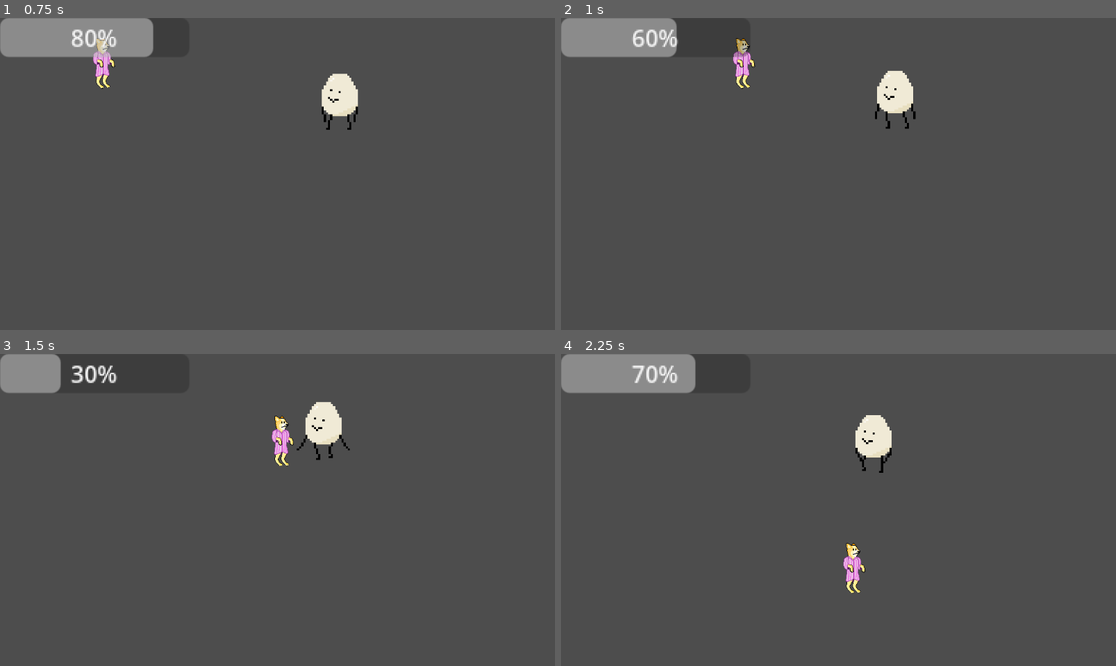
Above: before the commit, frames 1-4 (two rows, left to right).
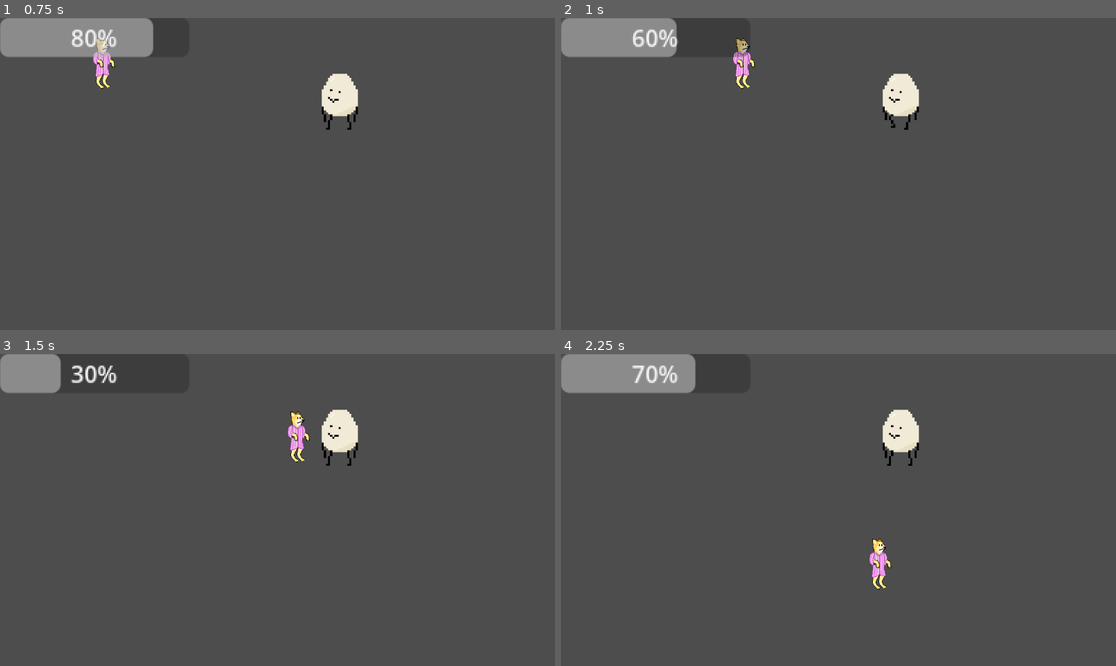
Above: after the commit, the same moments.

Repository: RapidOnGfuel/Allergies
Game: Godot game, scene res://Level_1.tscn
Same seed, same stepped clock (60 frames per second), same inputs: the game is played once before the commit and once after it. The project has no main scene, so this scene is started directly.
Inputs:
- Up to frame 1 (0.75 s): hold Right (ui_right) from 0.53 s (still down); hold Shift (Sprint) from 0.53 s (still down)
- Up to frame 2 (1 s): keep holding Right (ui_right); keep holding Shift (Sprint)
- Up to frame 3 (1.5 s): release Right (ui_right) at 1.28 s; release Shift (Sprint) at 1.28 s; hold Down (ui_down) from 1.28 s (still down); tap Shift (Sprint) at 1.35 s
- Up to frame 4 (2.25 s): release Down (ui_down) at 2.03 s; hold Right (ui_right) from 2.03 s (still down); hold Shift (Sprint) from 2.03 s (still down)

Frame 1 is identical in both runs. In frame 2, 0.5% of the frame differs, in the area x 56-65%, y 16-36%; in frame 3, 1.7%; in frame 4, 2.2%, in the area x 50-65%, y 17-77%.

Commit message:
made some changes to the tracing

Diff:
--- a/nut_enemy.gd
+++ b/nut_enemy.gd
@@ -1,24 +1,38 @@
 extends CharacterBody2D
 
-var speed = 50
+var speed = 250
 var player_chase = false
 var player = null
+var idle_timer = 0
+var chasing_after_idle = false
 
 func _physics_process(delta):
 	if player_chase:
 		position += (player.position - position).normalized() * speed * delta
 		$AnimatedSprite2D.play("walking")
 
-		if(player.position.x - position.x) < 0:
-			$AnimatedSprite2D.flip_h = false
+
+		$AnimatedSprite2D.flip_h = player.position.x > position.x
+	else:
+		if chasing_after_idle:
+			idle_timer -= delta
+			print(int(idle_timer))
+
+			if idle_timer <= 0:
+				chasing_after_idle = false
+				player_chase = true
+				print("Chasing!")
 		else:
-			$AnimatedSprite2D.flip_h = true
-	else:
-		$AnimatedSprite2D.play("idle")
+			$AnimatedSprite2D.play("idle")
+
 func _on_detection_area_body_entered(body):
 	player = body
-	player_chase = true
+	player_chase = false
+	idle_timer = 3
+	chasing_after_idle = true
+	print(int(idle_timer))
 
 func _on_detection_area_body_exited(body):
 	player = null
 	player_chase = false
+	chasing_after_idle = false
